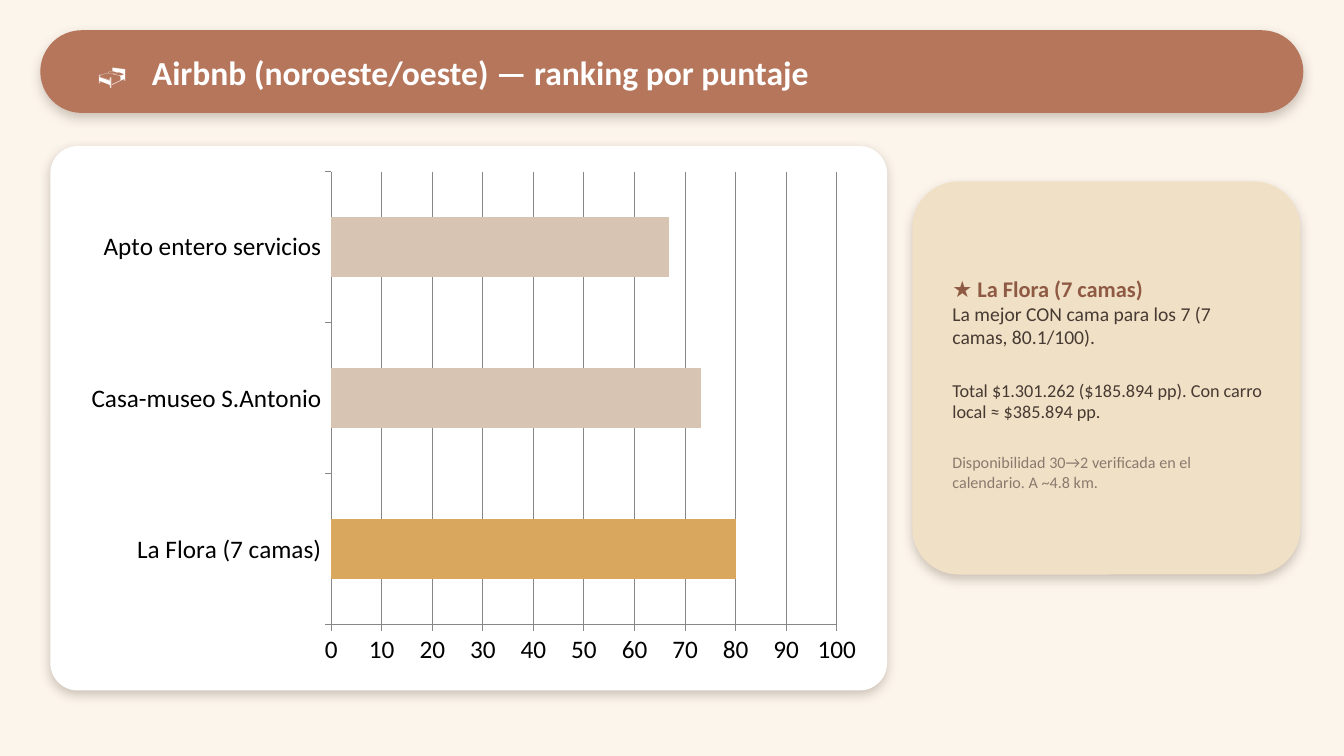
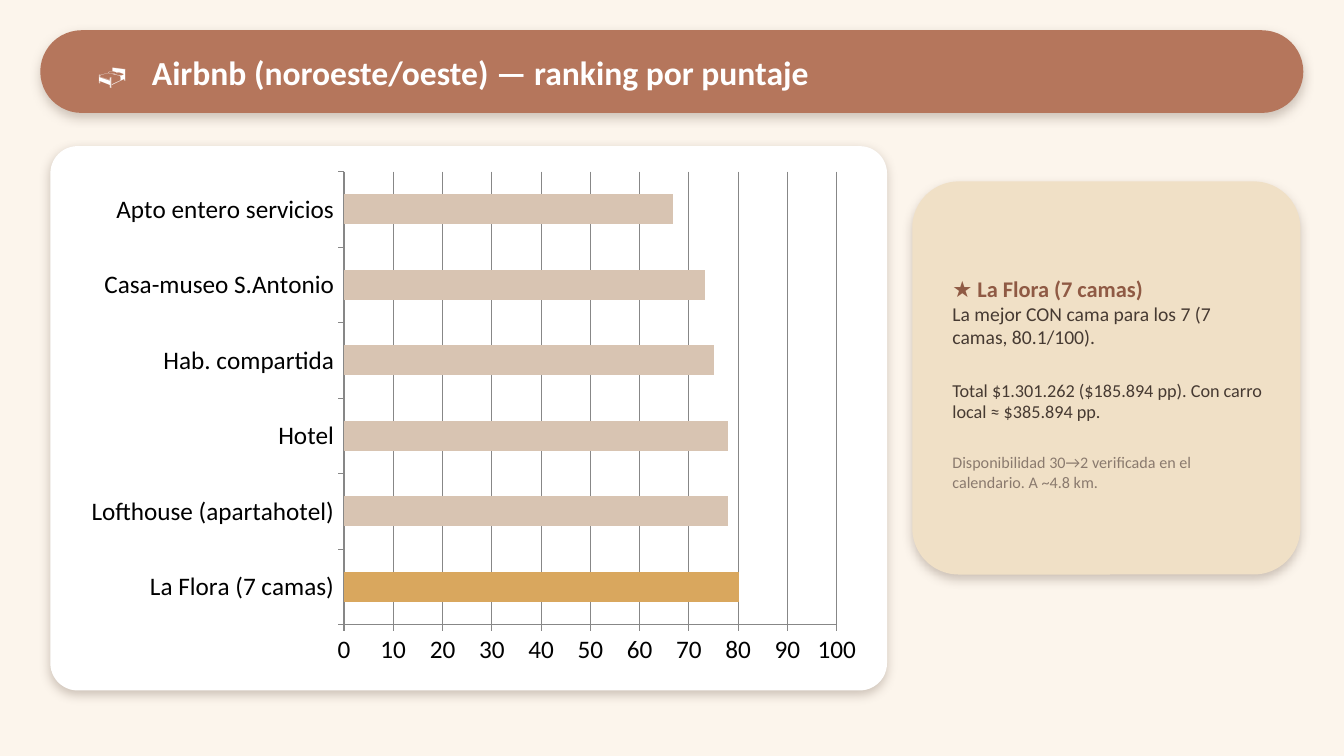
Before and after one commit to ClearNote97/paseo-mini-boom-en-cali, a slide deck: slide 7 of output/Mini-Boom-en-Cali_Presentacion.pptx. Drawn at 1344x756 pixels with LibreOffice and Linux fonts; fonts in the diff are those of the drawing. Boxes give left, top, right and bottom in pixels: in the first picture for what was removed or moved away, otherwise in the second. Text is boxed around its words. In the diff, an @@ line names an element or a change of style, - is before the commit and + after.

```diff
--- a/output/Mini-Boom-en-Cali_Presentacion.pptx
+++ b/output/Mini-Boom-en-Cali_Presentacion.pptx
@@ bar chart at <box>76,161,872,676</box> @@
-categories: La Flora (7 camas), Casa-museo S.Antonio, Apto entero servicios
+categories: La Flora (7 camas), Lofthouse (apartahotel), Hotel, Hab. compartida, Casa-museo S.Antonio, Apto entero servicios
-Series 1: 80, 73, 67
+Series 1: 80, 78, 78, 75, 73, 67
```
Also in this commit, not shown: 1 other slide changed, 5 other files.
